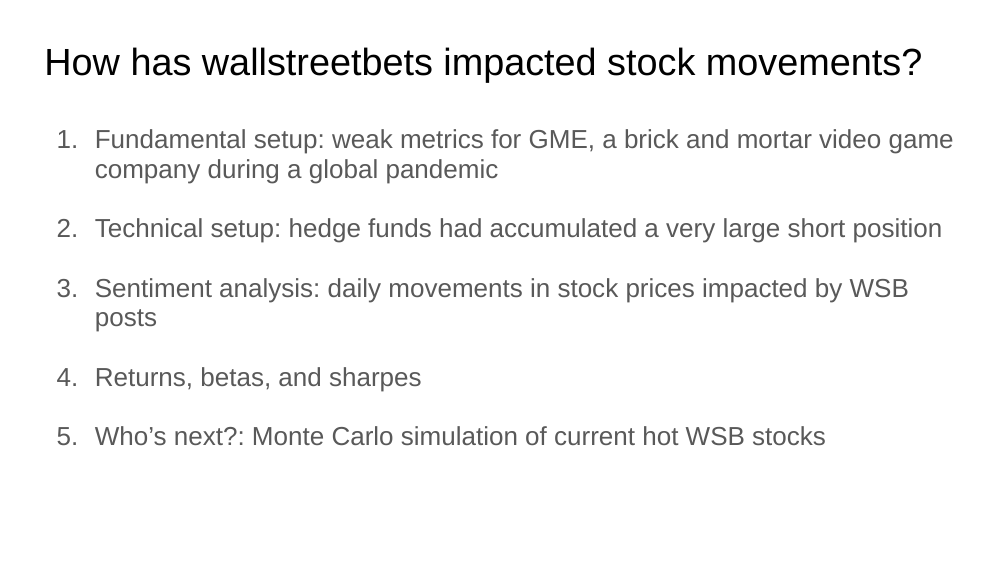
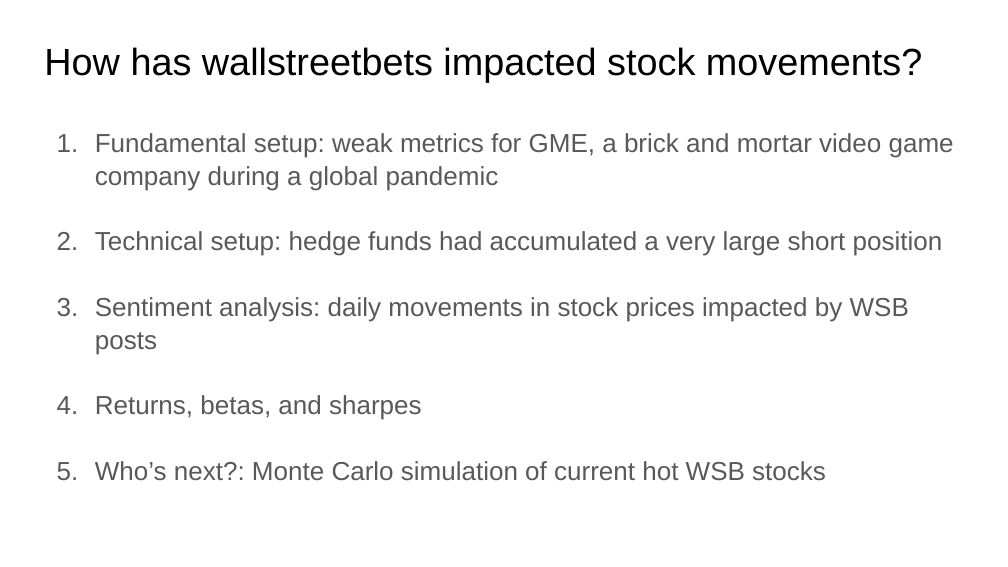
Before and after one commit to vweinblatt123/CF-Project1, a slide deck: slide 2 of CF-Project1.pptx. Drawn at 1008x567 pixels with LibreOffice and Linux fonts; fonts in the diff are those of the drawing. Boxes give left, top, right and bottom in pixels: in the first picture for what was removed or moved away, otherwise in the second. Text is boxed around its words. In the diff, an @@ line names an element or a change of style, - is before the commit and + after.

```diff
--- a/CF-Project1.pptx
+++ b/CF-Project1.pptx
@@ subtitle "Fundamental setup: weak metrics for ..." at (x1=95, y1=133, x2=954, y2=480): line spacing 0.95 to 1.05 @@
```
Also in this commit, not shown: 2 other slides changed.
